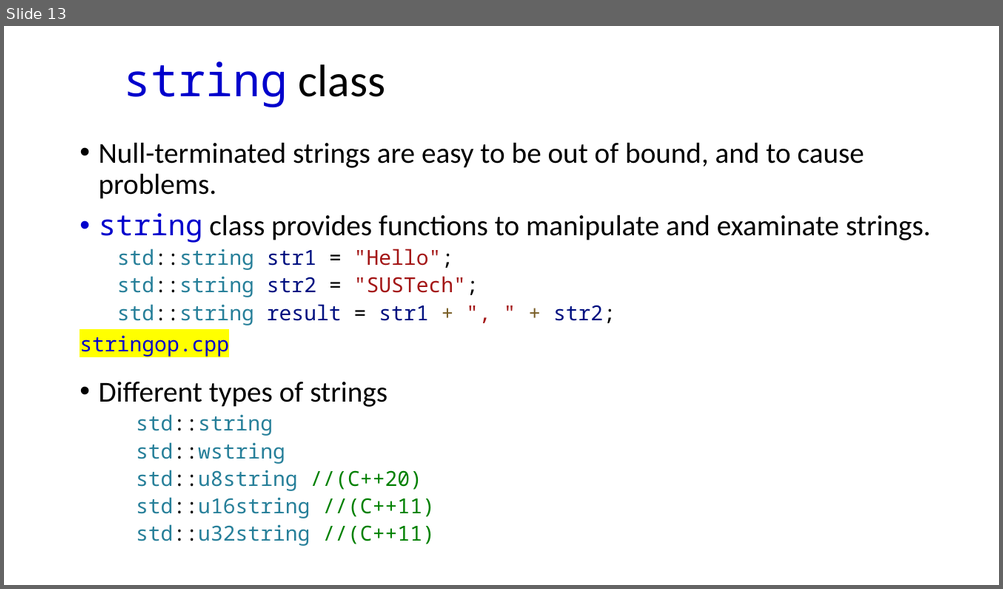
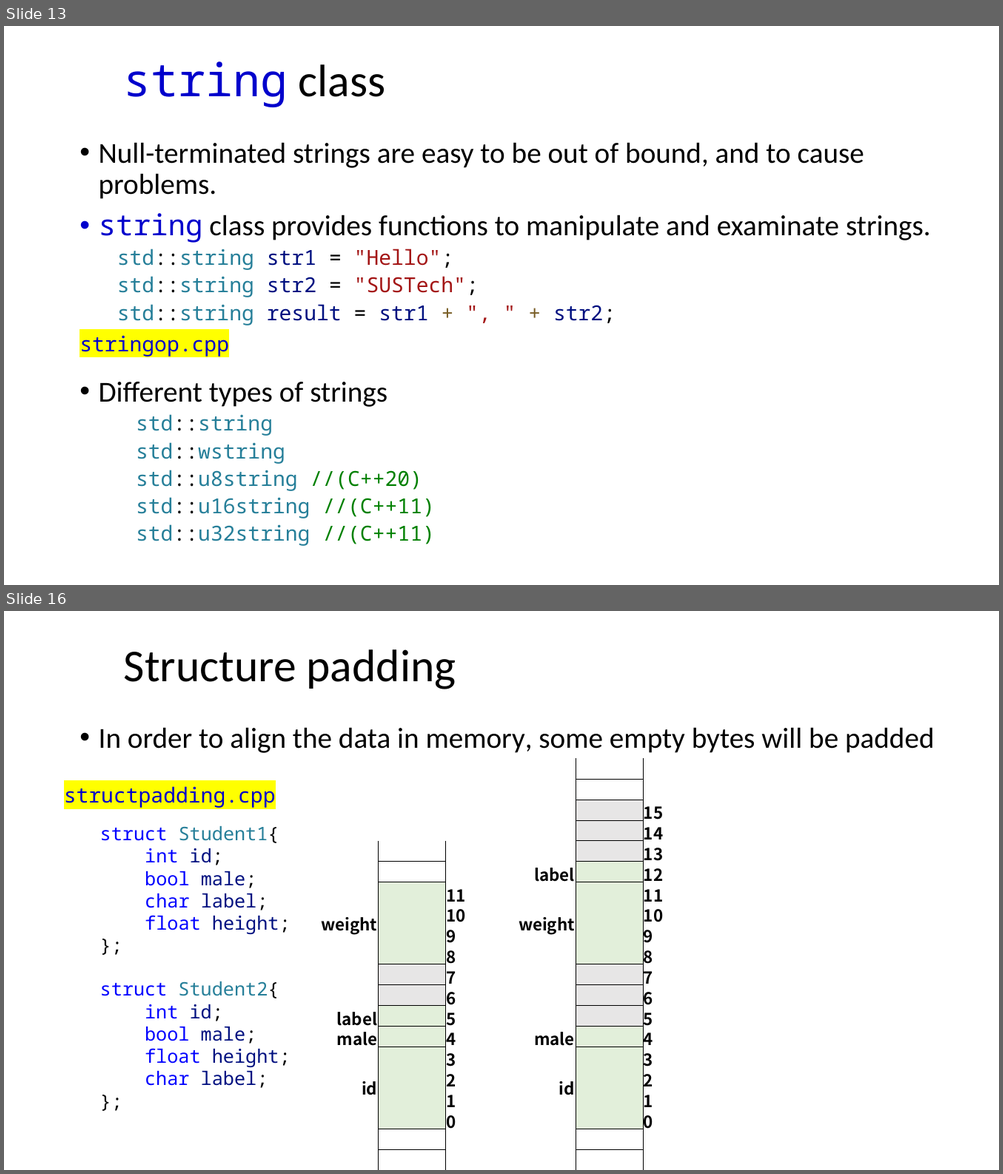
Before and after one commit to dayekuaipao/CPPLearning, a slide deck: week04/Lecture04.pptx. Shown one above the other, each under a label of ours: slide 13 before the commit, slides 13 and 16 after it; the slides between them are not shown. The pictures are 1003x589 and 1003x1174 pixels, drawn with LibreOffice and Linux fonts; fonts in the diff are those of the drawing; background and template pictures are left out. Boxes give left, top, right and bottom in pixels: in the first picture for what was removed or moved away, otherwise in the second. Text is boxed around its words. In the diff, an @@ line names an element or a change of style, - is before the commit and + after.

```diff
--- a/week04/Lecture04.pptx
+++ b/week04/Lecture04.pptx
@@ slide 16 added at (4,611,999,1170), background #FFFFFF @@
@@ title added at (124,649,456,689), 44 pt, text #000000 @@
+Structure padding
@@ text added at (99,727,933,753), 28 pt, text #000000 @@
+• In order to align the data in memory, some empty bytes will be padded
@@ table added at (310,759,677,1170), 20 rows, 7 columns @@
+ |  |  |  |  |  | 
+ |  |  |  |  |  | 
+ |  |  |  |  |  | 15
+ |  |  |  |  |  | 14
+ |  |  |  |  |  | 13
+ |  |  |  | label |  | 12
+weight |  | 11 |  | weight |  | 11
+ |  | 10 |  |  |  | 10
+ |  | 9 |  |  |  | 9
+ |  | 8 |  |  |  | 8
+ |  | 7 |  |  |  | 7
+ |  | 6 |  |  |  | 6
+label |  | 5 |  |  |  | 5
+male |  | 4 |  | male |  | 4
+id |  | 3 |  | id |  | 3
+ |  | 2 |  |  |  | 2
+ |  | 1 |  |  |  | 1
+ |  | 0 |  |  |  | 0
+ |  |  |  |  |  | 
+ |  |  |  |  |  | 
@@ rectangle added at (57,778,284,811), fill #FFFFFF, 20 pt, text #0000CC @@
+structpadding.cpp
@@ text added at (100,826,290,934), 18 pt, text #0000FF @@
+struct Student1{
+int id;
+bool male;
+char label;
+float height;
+};
@@ text added at (100,982,290,1088), 18 pt, text #0000FF @@
+struct Student2{
+int id;
+bool male;
+float height;
+char label;
+};
```
Also in this commit, not shown: 4 slides changed, 8 other slides added, 3 slides removed, 7 other files.
